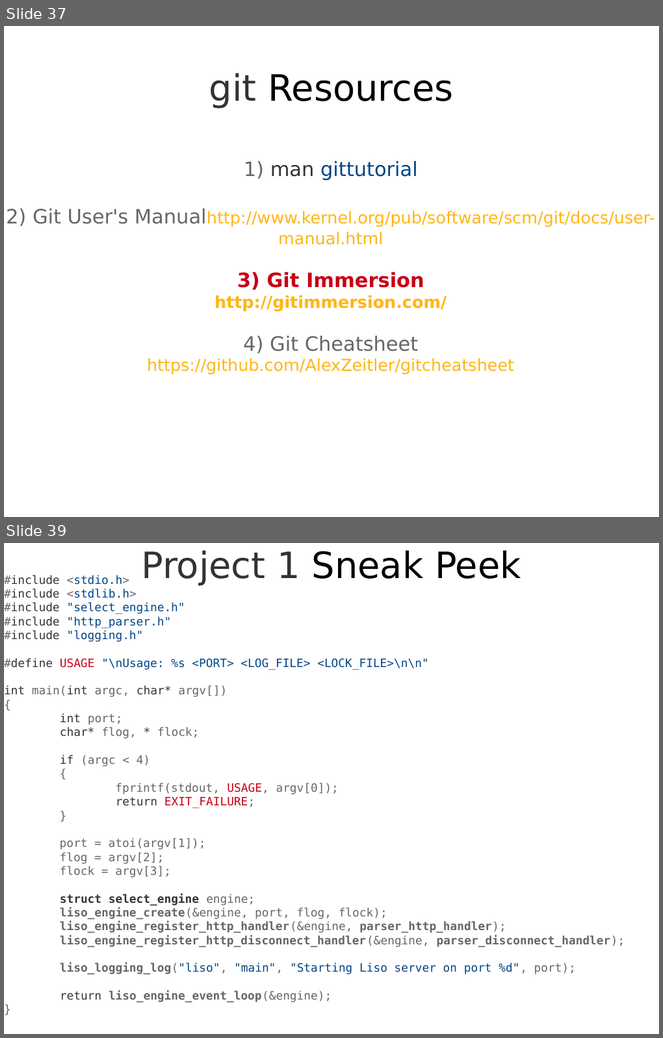
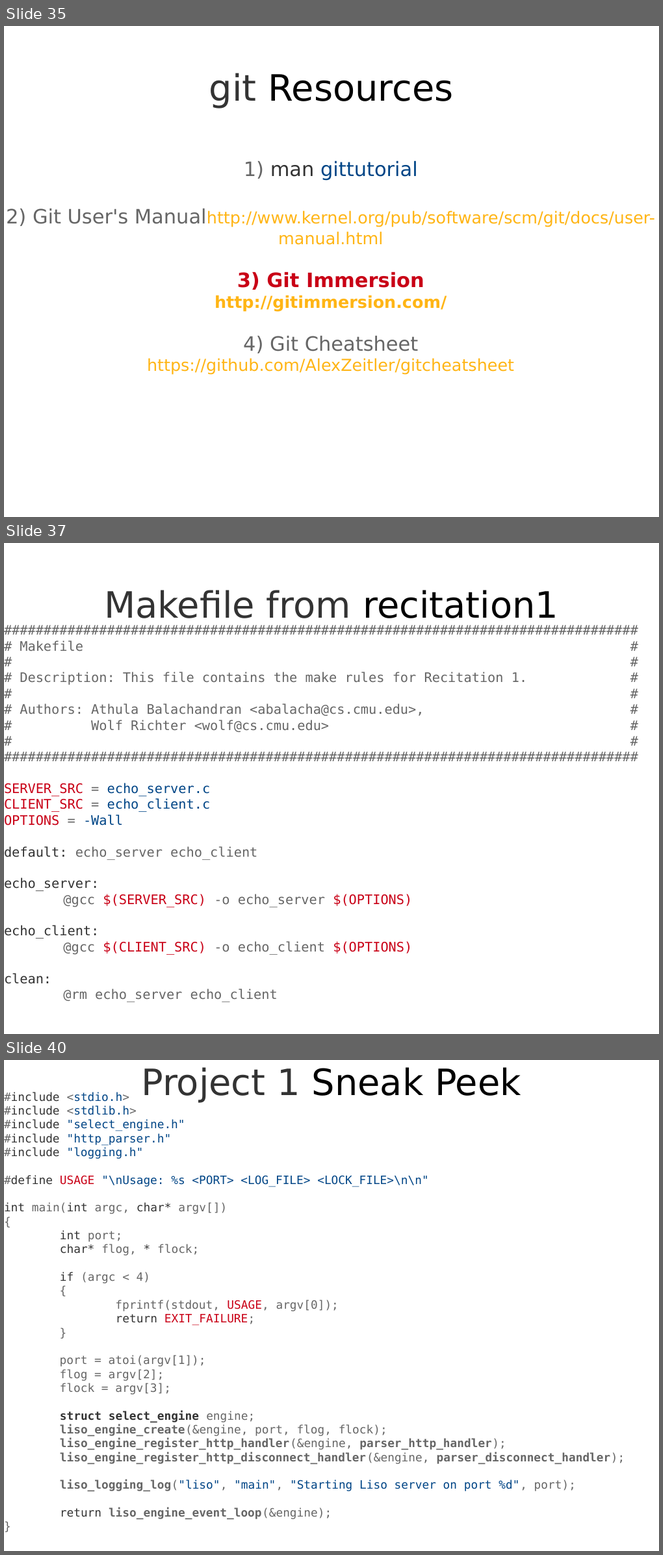
Before and after one commit to theonewolf/15-441-Recitation-Sessions, a slide deck: recitation2/src/recitation2.odp. Shown one above the other, each under a label of ours: slides 37 and 39 before the commit, slides 35, 37 and 40 after it; the slides between them are not shown. The pictures are 663x1038 and 663x1555 pixels, drawn with LibreOffice and Linux fonts; fonts in the diff are those of the drawing. Boxes give left, top, right and bottom in pixels: in the first picture for what was removed or moved away, otherwise in the second. Text is boxed around its words. In the diff, an @@ line names an element or a change of style, - is before the commit and + after.

Commit message:
finished Makefile section, sneak peek project 1 added

```diff
--- a/recitation2/src/recitation2.odp
+++ b/recitation2/src/recitation2.odp
@@ slide 37 added at box(4, 543, 659, 1034), background #FFFFFF @@
@@ title added at box(104, 590, 558, 626), 44 pt, text #333333 @@
+Makefile from recitation1
@@ subtitle added at box(4, 641, 527, 1003), 16 pt, text #666666 @@
+################################################################################
+# Makefile #
+# #
+# Description: This file contains the make rules for Recitation 1. #
+# #
+# Authors: Athula Balachandran <abalacha@cs.cmu.edu>, #
+# Wolf Richter <wolf@cs.cmu.edu> #
+# #
+################################################################################
+SERVER_SRC = echo_server.c
+CLIENT_SRC = echo_client.c
+OPTIONS = -Wall
+default: echo_server echo_client
+echo_server:
+@gcc $(SERVER_SRC) -o echo_server $(OPTIONS)
+echo_client:
+@gcc $(CLIENT_SRC) -o echo_client $(OPTIONS)
+clean:
+@rm echo_server echo_client
@@ what was slide 37 is now slide 35 @@
@@ what was slide 39 is now slide 40 @@
```
Also in this commit, not shown: 6 slides changed, 9 other slides added, 9 slides removed, 4 other files.
